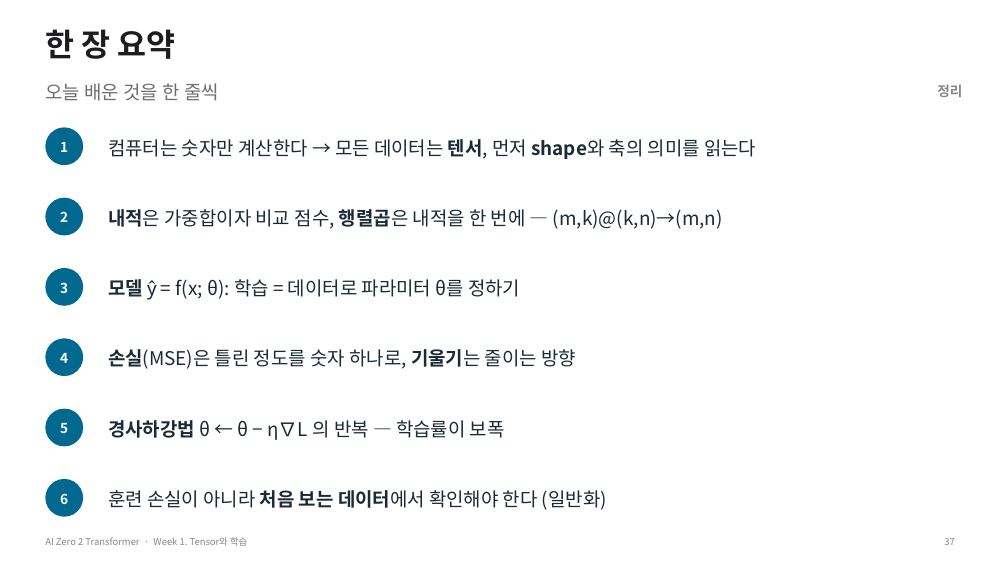
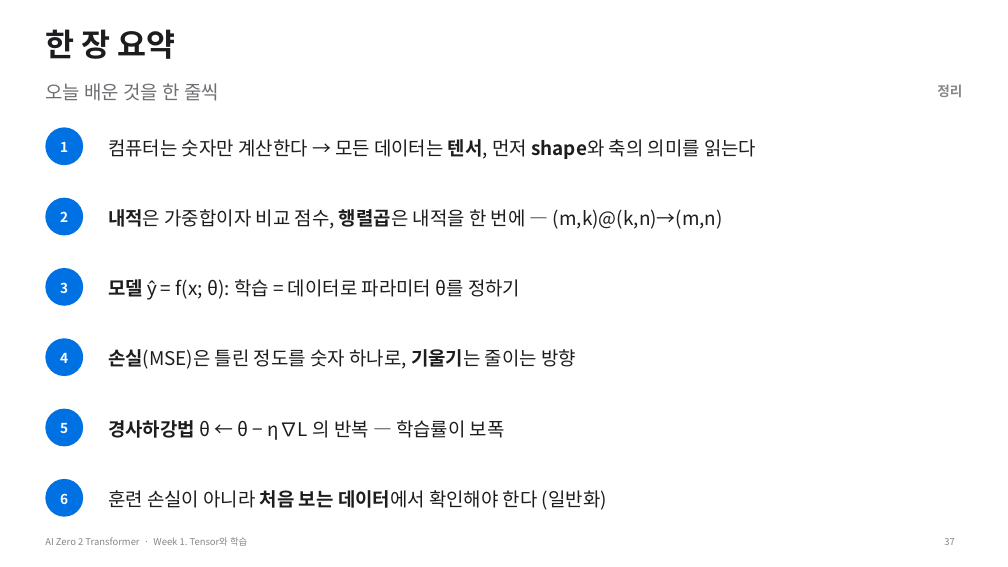
Before and after one commit to myunhh/AI-Zero-2-Transformers, a slide deck: slide 37 of lectures/week01_tensor_and_learning.pptx. Drawn at 1008x567 pixels with LibreOffice and Linux fonts; fonts in the diff are those of the drawing. Boxes give left, top, right and bottom in pixels: in the first picture for what was removed or moved away, otherwise in the second. Text is boxed around its words. In the diff, an @@ line names an element or a change of style, - is before the commit and + after.

```diff
--- a/lectures/week01_tensor_and_learning.pptx
+++ b/lectures/week01_tensor_and_learning.pptx
@@ fill #01688F to #0071E3 in 6 elements at (x1=45, y1=128, x2=83, y2=166), (x1=45, y1=198, x2=83, y2=236), (x1=45, y1=268, x2=83, y2=306), (x1=45, y1=338, x2=83, y2=376), (x1=45, y1=408, x2=83, y2=446), (x1=45, y1=479, x2=83, y2=516) @@
@@ text colour #1B2A36 to #1D1D1F in 6 elements at (x1=108, y1=139, x2=756, y2=159), (x1=108, y1=209, x2=723, y2=229), (x1=108, y1=279, x2=520, y2=300), (x1=108, y1=349, x2=576, y2=369), (x1=108, y1=420, x2=505, y2=440), (x1=108, y1=490, x2=607, y2=510) @@
```
Also in this commit, not shown: 25 other slides changed, 22 other files.
